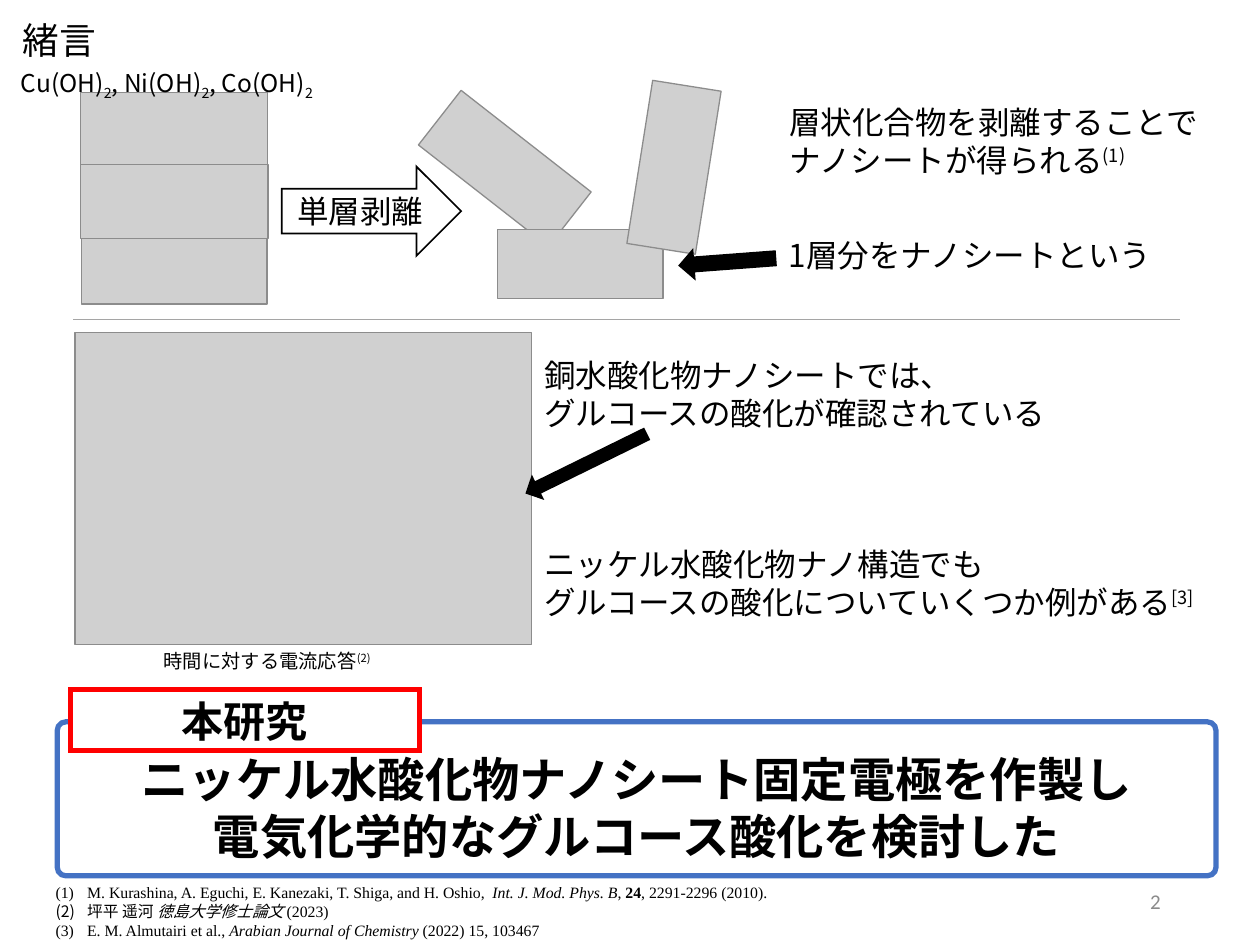
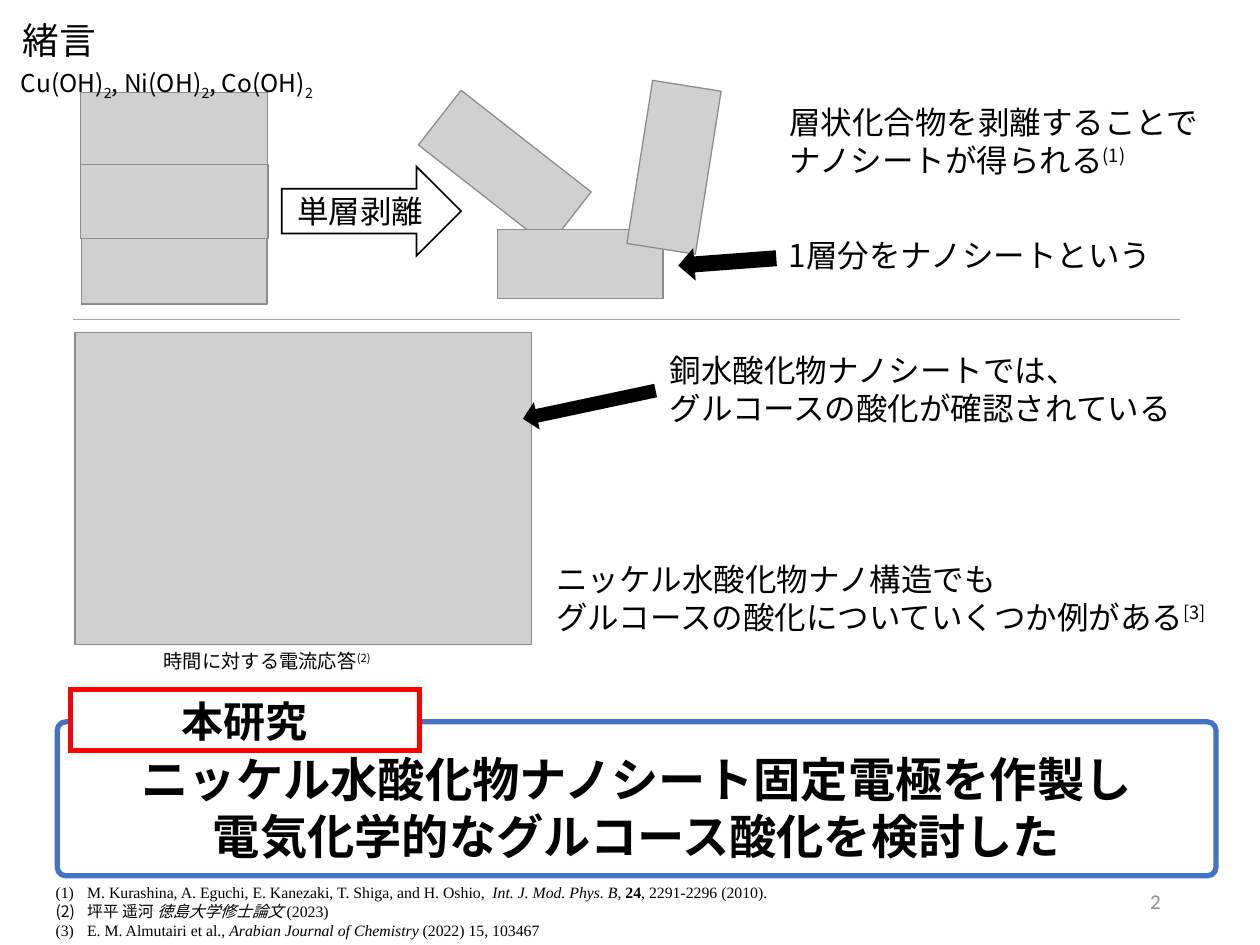
Before and after one commit to akidon0000/graduation-thesis, a slide deck: slide 2 of 発表スライド/230217_スライド01.pptx. Drawn at 1260x945 pixels with LibreOffice and Linux fonts; fonts in the diff are those of the drawing; grey boxes stand for pictures. Boxes give left, top, right and bottom in pixels: in the first picture for what was removed or moved away, otherwise in the second. Text is boxed around its words. In the diff, an @@ line names an element or a change of style, - is before the commit and + after.

```diff
--- a/発表スライド/230217_スライド01.pptx
+++ b/発表スライド/230217_スライド01.pptx
@@ text added at bbox=[670, 355, 1171, 423], 18 pt, text #000000 @@
+銅水酸化物ナノシートでは、
+グルコースの酸化が確認されている
@@ up arrow at bbox=[521, 379, 657, 430]: rotation 243 to 258 degrees @@
@@ text at bbox=[544, 360, 1045, 434]: paragraphs removed @@
-銅水酸化物ナノシートでは、
-グルコースの酸化が確認されている
@@ text "ニッケル水酸化物ナノ構造でも": place and size @@
-text "ニッケル水酸化物ナノ構造でも" at bbox=[544, 360, 1193, 617]
+text "ニッケル水酸化物ナノ構造でも" at bbox=[556, 564, 1205, 632]
```
Also in this commit, not shown: 2 other slides changed, 1 other file.
